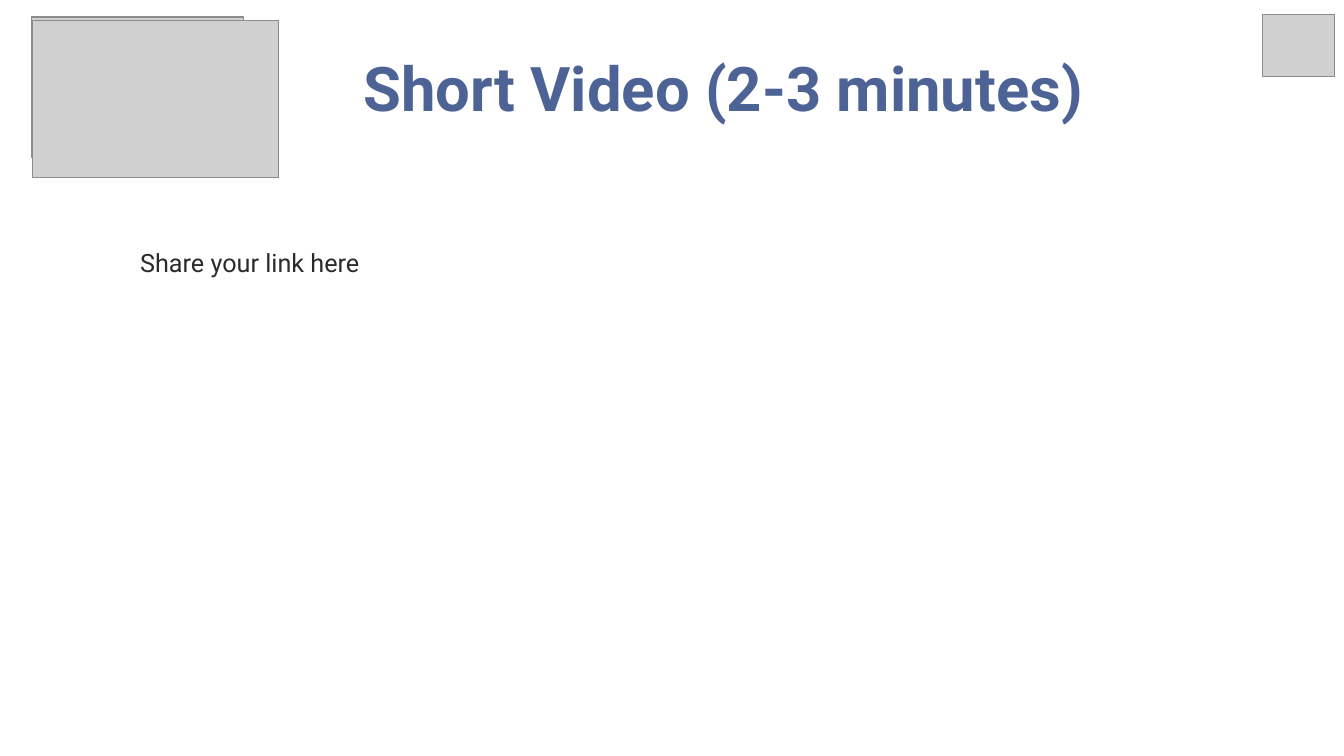
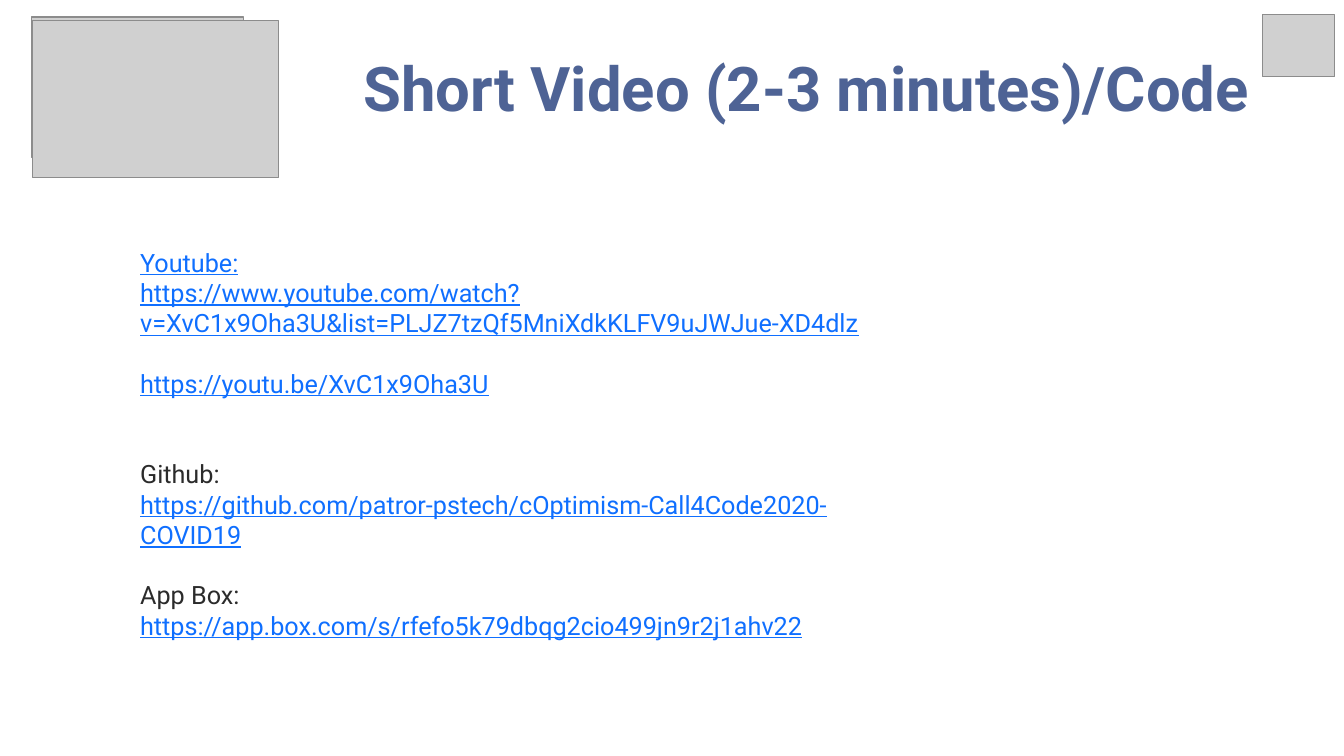
Before and after one commit to patror-pstech/cOptimism-Call4Code2020-COVID19, a slide deck: slide 14 of docs/Call for Code 2020 COVID-19_cOptimism.pptx (slide 15 before the commit). Drawn at 1344x756 pixels with LibreOffice and Linux fonts; fonts in the diff are those of the drawing; grey boxes stand for pictures. Boxes give left, top, right and bottom in pixels: in the first picture for what was removed or moved away, otherwise in the second. Text is boxed around its words. In the diff, an @@ line names an element or a change of style, - is before the commit and + after.

```diff
--- a/docs/Call for Code 2020 COVID-19_cOptimism.pptx
+++ b/docs/Call for Code 2020 COVID-19_cOptimism.pptx
@@ title at bbox=[364, 62, 1249, 125]: text changed @@
-Short Video (2-3 minutes)
+Short Video (2-3 minutes)/Code
@@ text removed at bbox=[140, 253, 359, 278] @@
-Share your link here
@@ text added at bbox=[140, 253, 858, 641], 18 pt, text #0F6FFF, underline @@
+Youtube:
+https://www.youtube.com/watch?v=XvC1x9Oha3U&list=PLJZ7tzQf5MniXdkKLFV9uJWJue-XD4dlz
+https://youtu.be/XvC1x9Oha3U
+Github:
+https://github.com/patror-pstech/cOptimism-Call4Code2020-COVID19
+App Box:
+https://app.box.com/s/rfefo5k79dbqg2cio499jn9r2j1ahv22
```
Also in this commit, not shown: 1 slide removed, 1 other file.
